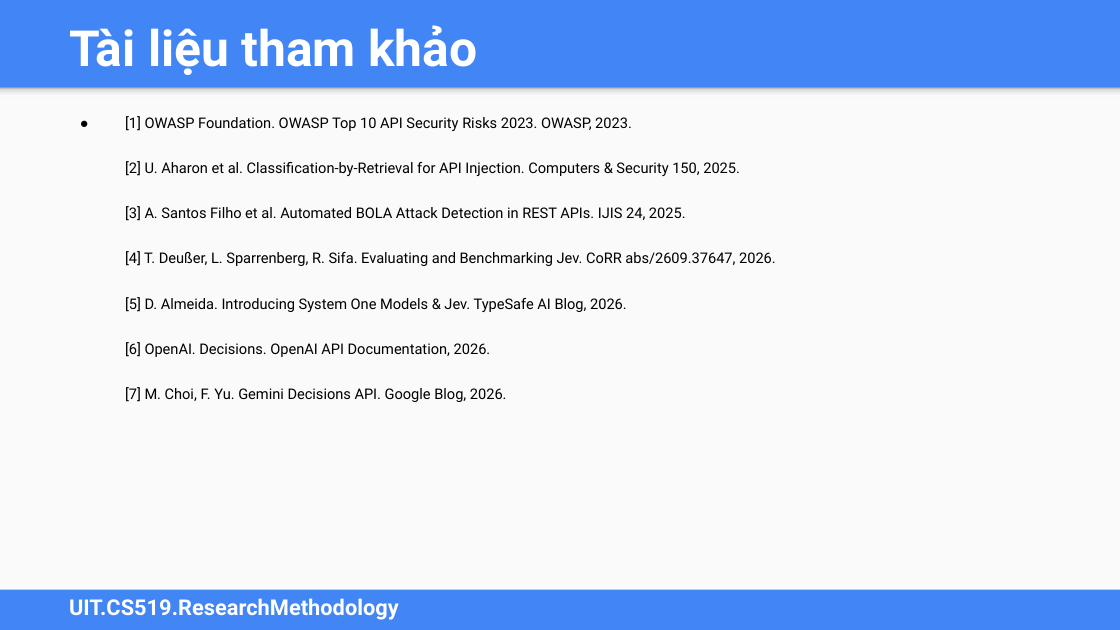
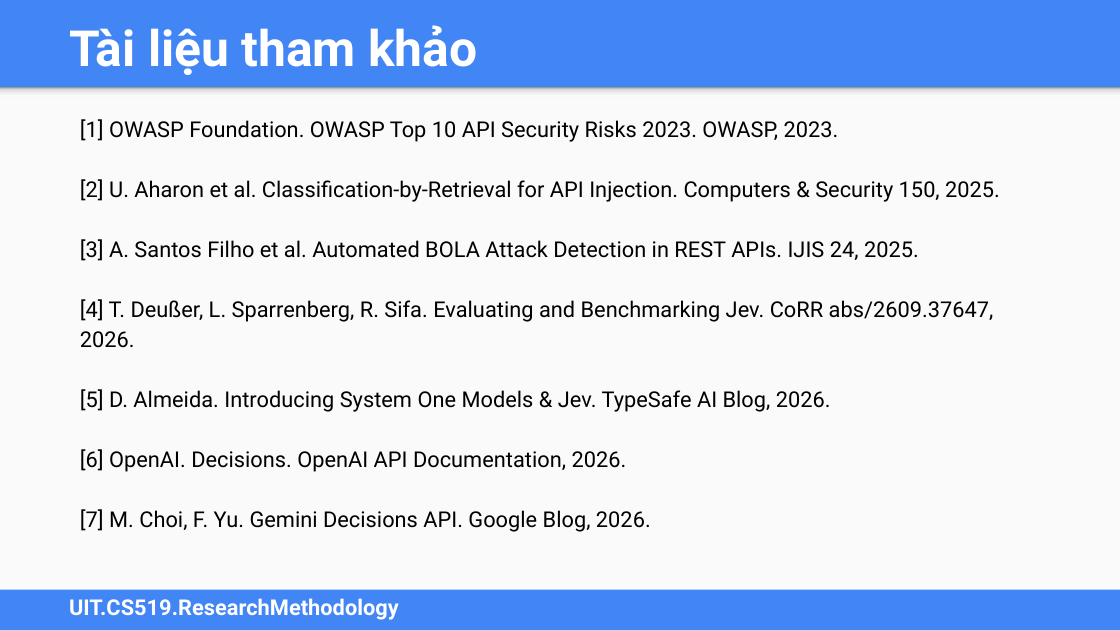
Before and after one commit to Dcode-D/CS2205-de-cuong, a slide deck: slide 9 of CS2205_API_Injection_DeCuong_Slides.pptx. Drawn at 1120x630 pixels with LibreOffice and Linux fonts; fonts in the diff are those of the drawing. Boxes give left, top, right and bottom in pixels: in the first picture for what was removed or moved away, otherwise in the second. Text is boxed around its words. In the diff, an @@ line names an element or a change of style, - is before the commit and + after.

```diff
--- a/CS2205_API_Injection_DeCuong_Slides.pptx
+++ b/CS2205_API_Injection_DeCuong_Slides.pptx
@@ text "[1] OWASP Foundation. OWASP Top ..." at <box>80,119,1000,532</box>: size 9.4 to 14 pt; bullet ● to none; indent changed; less space between paragraphs @@
```
Also in this commit, not shown: 5 other slides changed, 1 other file.
